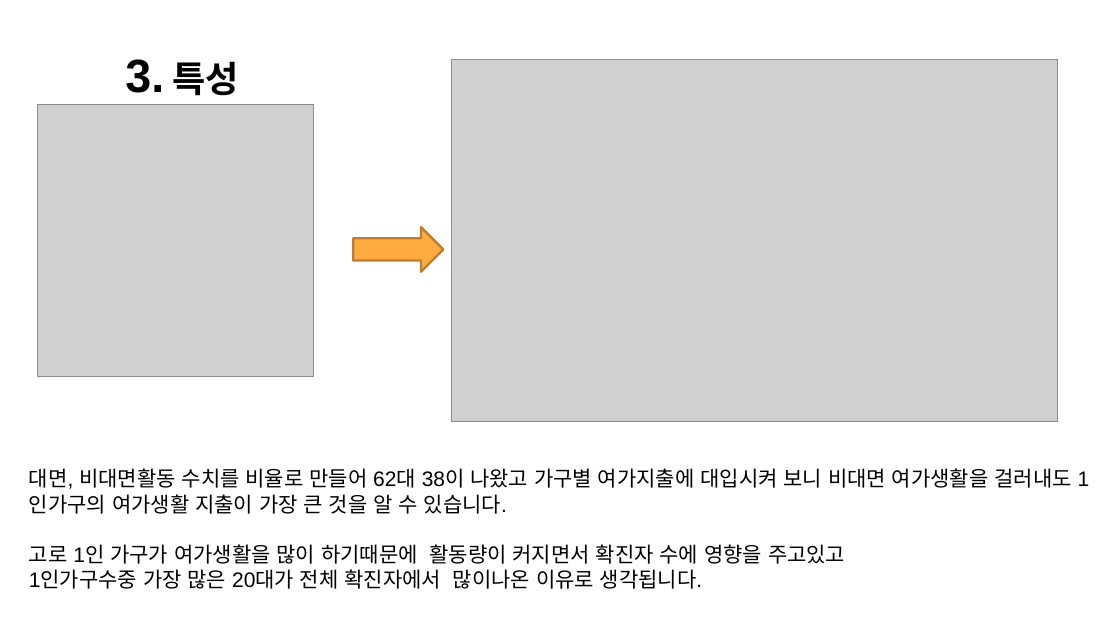
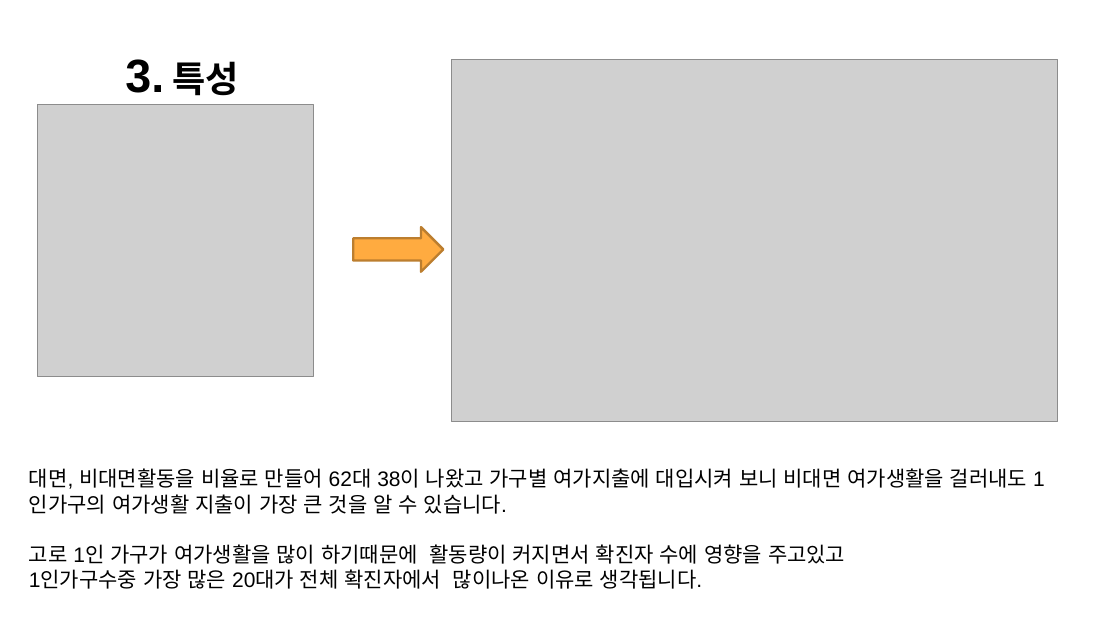
Before and after one commit to JooEHyeon/CORONA19_data_analysis, a slide deck: slide 26 of 최종합본.pptx. Drawn at 1120x630 pixels with LibreOffice and Linux fonts; fonts in the diff are those of the drawing; grey boxes stand for pictures. Boxes give left, top, right and bottom in pixels: in the first picture for what was removed or moved away, otherwise in the second. Text is boxed around its words. In the diff, an @@ line names an element or a change of style, - is before the commit and + after.

```diff
--- a/최종합본.pptx
+++ b/최종합본.pptx
@@ text at bbox=[29, 468, 1027, 514]: text changed @@
-대면, 비대면활동 수치를 비율로 만들어 62대 38이 나왔고 가구별 여가지출에 대입시켜 보니 비대면 여가생활을 걸러내도 1인가구의 여가생활 지출이 가장 큰 것을 알 수 있습니다.
+대면, 비대면활동을 비율로 만들어 62대 38이 나왔고 가구별 여가지출에 대입시켜 보니 비대면 여가생활을 걸러내도 1인가구의 여가생활 지출이 가장 큰 것을 알 수 있습니다.
```
Also in this commit, not shown: 2 other slides changed.
